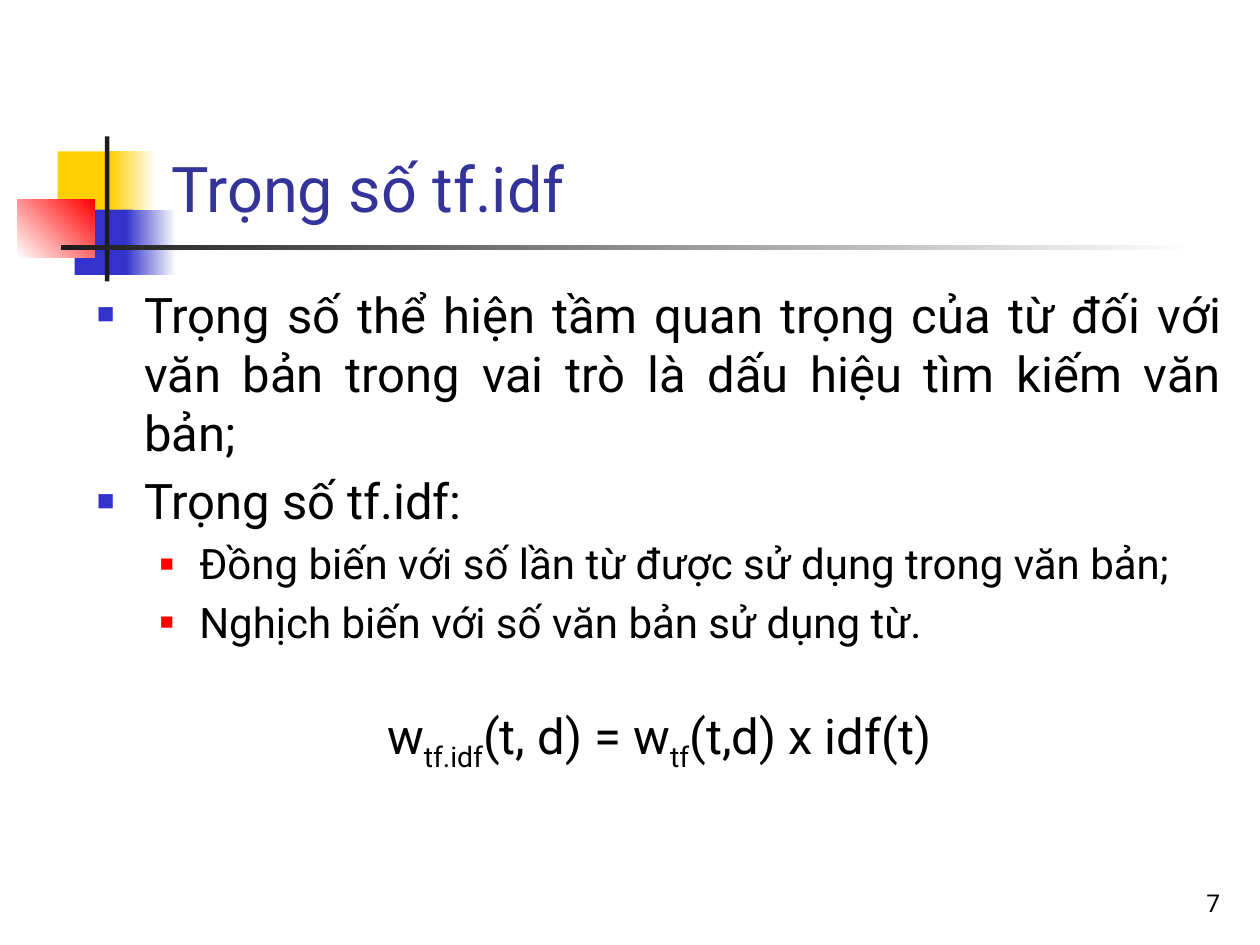
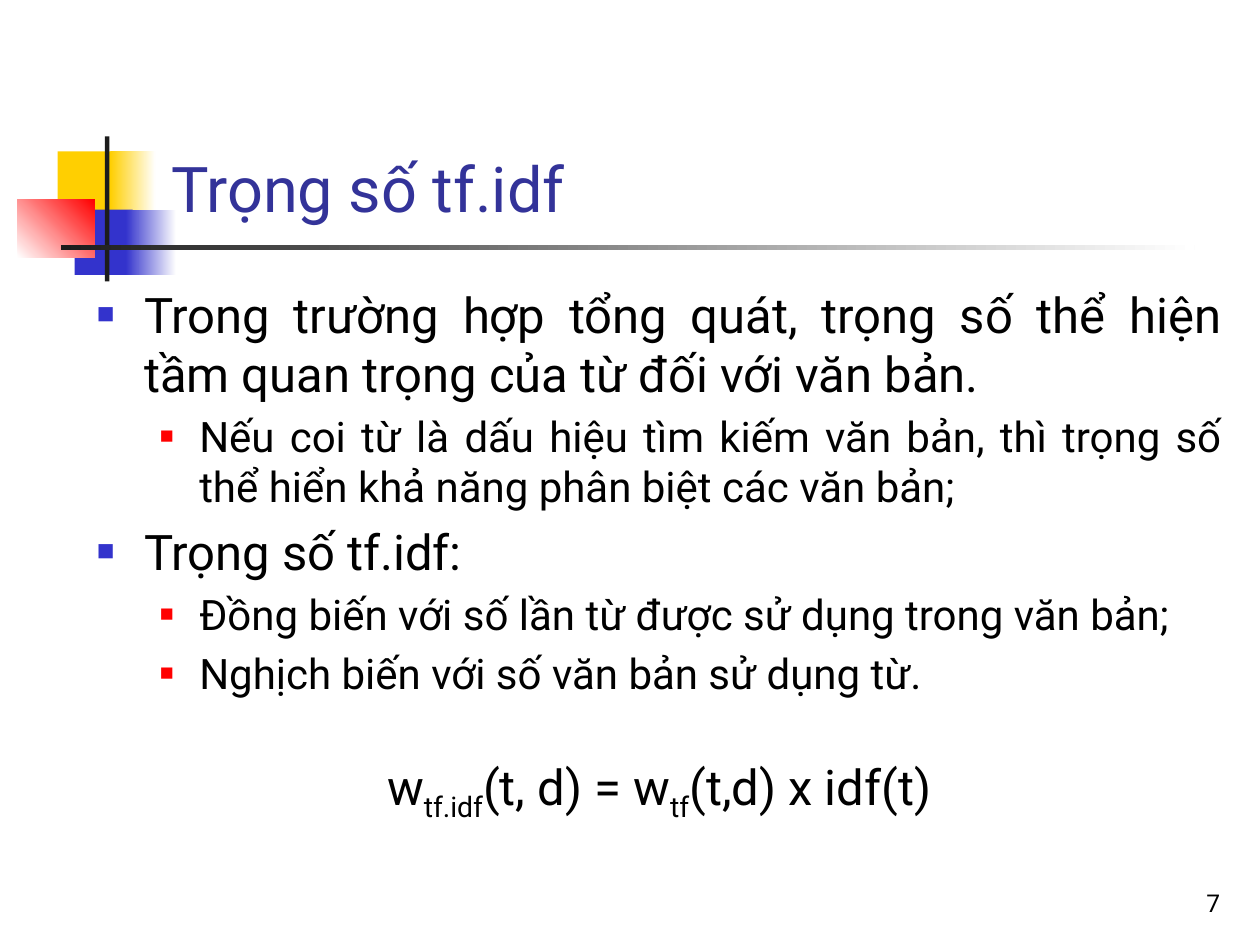
Before and after one commit to nguyenkhanhthien/IT4853, a slide deck: slide 7 of Bai 4 Mô hình không gian vec-tơ.pptx. Drawn at 1260x945 pixels with LibreOffice and Linux fonts; fonts in the diff are those of the drawing. Boxes give left, top, right and bottom in pixels: in the first picture for what was removed or moved away, otherwise in the second. Text is boxed around its words. In the diff, an @@ line names an element or a change of style, - is before the commit and + after.

```diff
--- a/Bai 4 Mô hình không gian vec-tơ.pptx
+++ b/Bai 4 Mô hình không gian vec-tơ.pptx
@@ text at (x1=144, y1=292, x2=1222, y2=511): text changed; size 28 to 24 pt @@
-■ Trọng số thể hiện tầm quan trọng của từ đối với văn bản trong vai trò là dấu hiệu tìm kiếm văn bản;
+■ Trong trường hợp tổng quát, trọng số thể hiện tầm quan trọng của từ đối với văn bản.
+  ■ Nếu coi từ là dấu hiệu tìm kiếm văn bản, thì trọng số thể hiển khả năng phân biệt các văn bản;
```
Also in this commit, not shown: 9 other slides changed, 1 other file.
